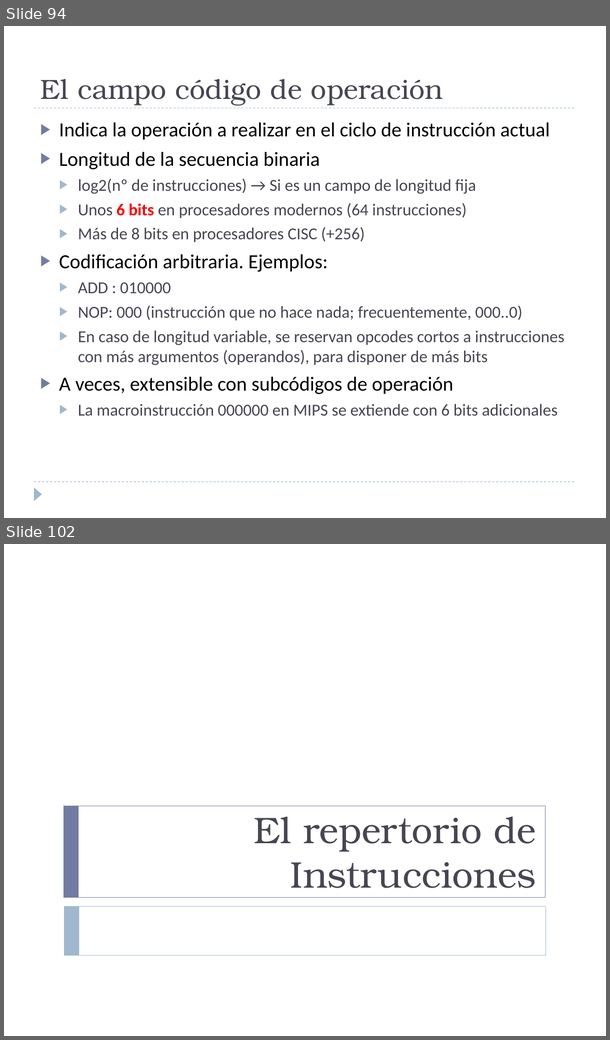
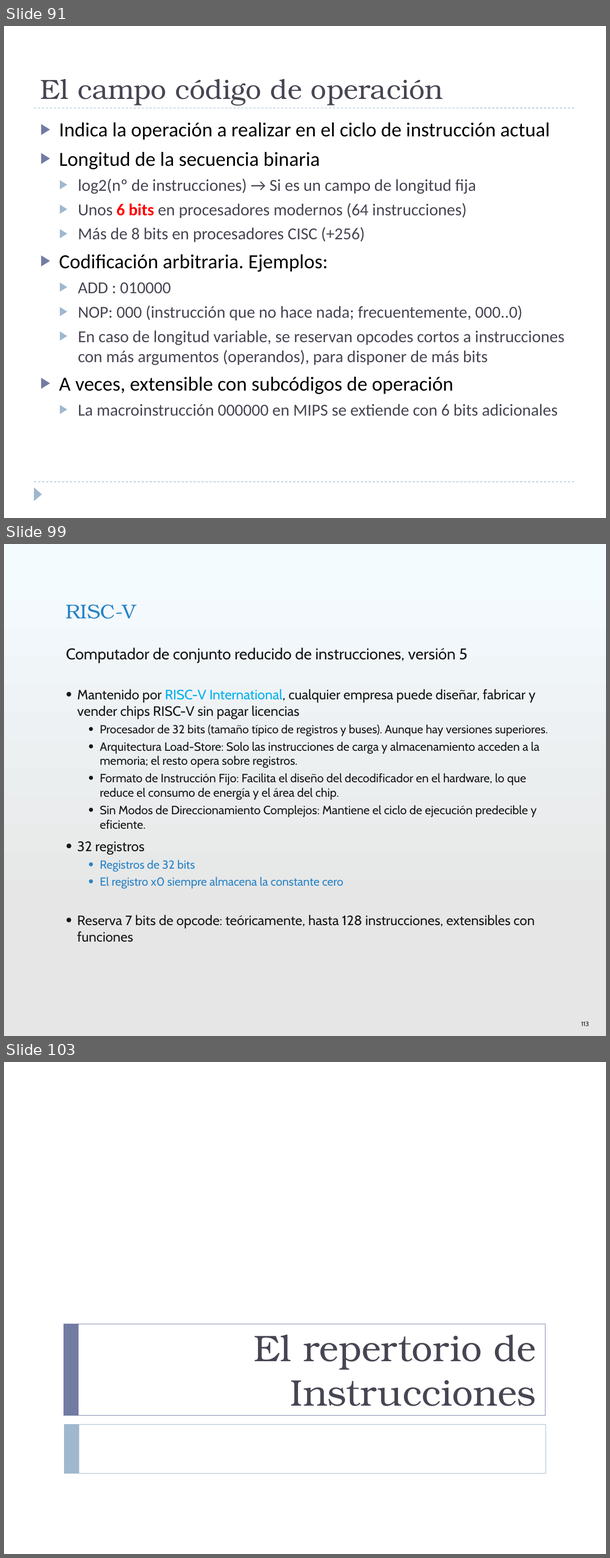
Before and after one commit to luisfromero/fucomp, a slide deck: temas/tema2.pptx. Shown one above the other, each under a label of ours: slides 94 and 102 before the commit, slides 91, 99 and 103 after it; the slides between them are not shown. The pictures are 610x1040 and 610x1558 pixels, drawn with LibreOffice and Linux fonts; fonts in the diff are those of the drawing; background and template pictures are left out. Boxes give left, top, right and bottom in pixels: in the first picture for what was removed or moved away, otherwise in the second. Text is boxed around its words. In the diff, an @@ line names an element or a change of style, - is before the commit and + after.

```diff
--- a/temas/tema2.pptx
+++ b/temas/tema2.pptx
@@ slide 99 added at <box>4,544,606,1036</box>, background picture (left out) @@
@@ title added at <box>66,604,136,619</box>, 26 pt, text #2683C6 @@
+RISC-V
@@ text added at <box>66,648,548,942</box>, 15.5 pt, text #171717 @@
+Computador de conjunto reducido de instrucciones, versión 5
+• Mantenido por RISC-V International, cualquier empresa puede diseñar, fabricar y vender chips RISC-V sin pagar licencias
+  • Procesador de 32 bits (tamaño típico de registros y buses). Aunque hay versiones superiores.
+  • Arquitectura Load-Store: Solo las instrucciones de carga y almacenamiento acceden a la memoria; el resto opera sobre registros.
+  • Formato de Instrucción Fijo: Facilita el diseño del decodificador en el hardware, lo que reduce el consumo de energía y el área del chip.
+  • Sin Modos de Direccionamiento Complejos: Mantiene el ciclo de ejecución predecible y eficiente.
+• 32 registros
+  • Registros de 32 bits
+  • El registro x0 siempre almacena la constante cero
+• Reserva 7 bits de opcode: teóricamente, hasta 128 instrucciones, extensibles con funciones
@@ page number added at <box>581,1022,589,1026</box>, 8.1 pt, text #171717 @@
+113
@@ what was slide 94 is now slide 91 @@
@@ what was slide 102 is now slide 103 @@
```
Also in this commit, not shown: 16 slides changed, 25 other slides added, 14 slides removed, 5 other files.
